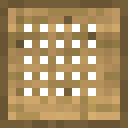
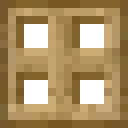
Comparing the layer stacks of the two 128×128 images. Changes:
renamed "Layer 2 copy" to "stripped_oak_log copy 2", hid it, painted on it over [0, 0, 128, 128]
moved "Layer 3" into group "Door Top", painted on it over [0, 0, 128, 128]
added group "Trapdoor" with 5 layers above "BACKUP" over [0, 0, 128, 128]
added layer "stripped_oak_log copy 4" (color) in group "Trapdoor" over [0, 0, 128, 128]
showed "Layer 2", moved it into group "Trapdoor", painted on it over [0, 0, 128, 128]
